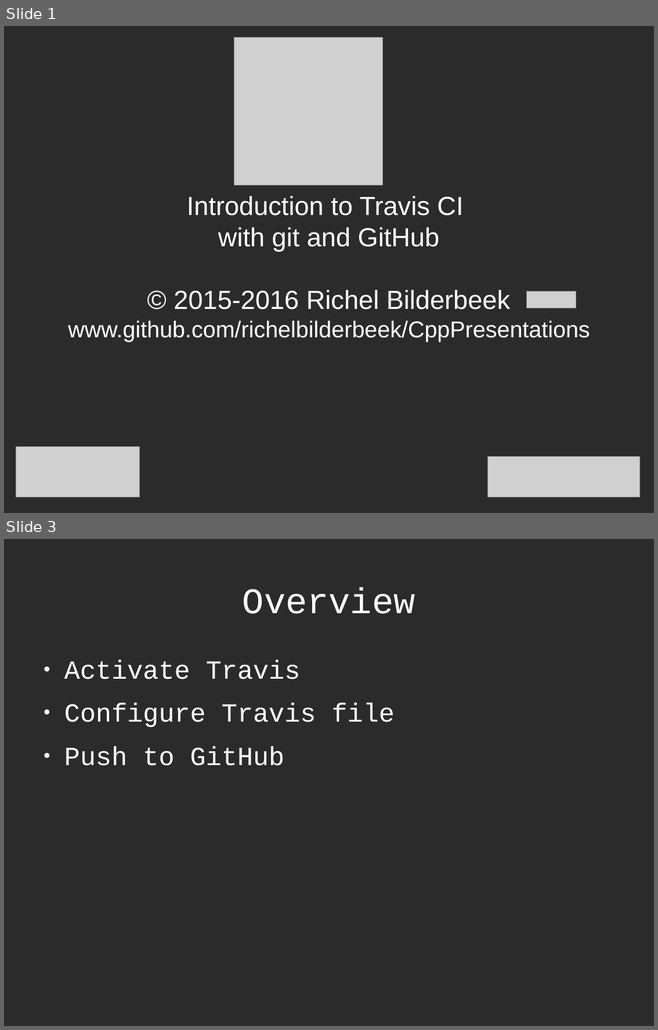
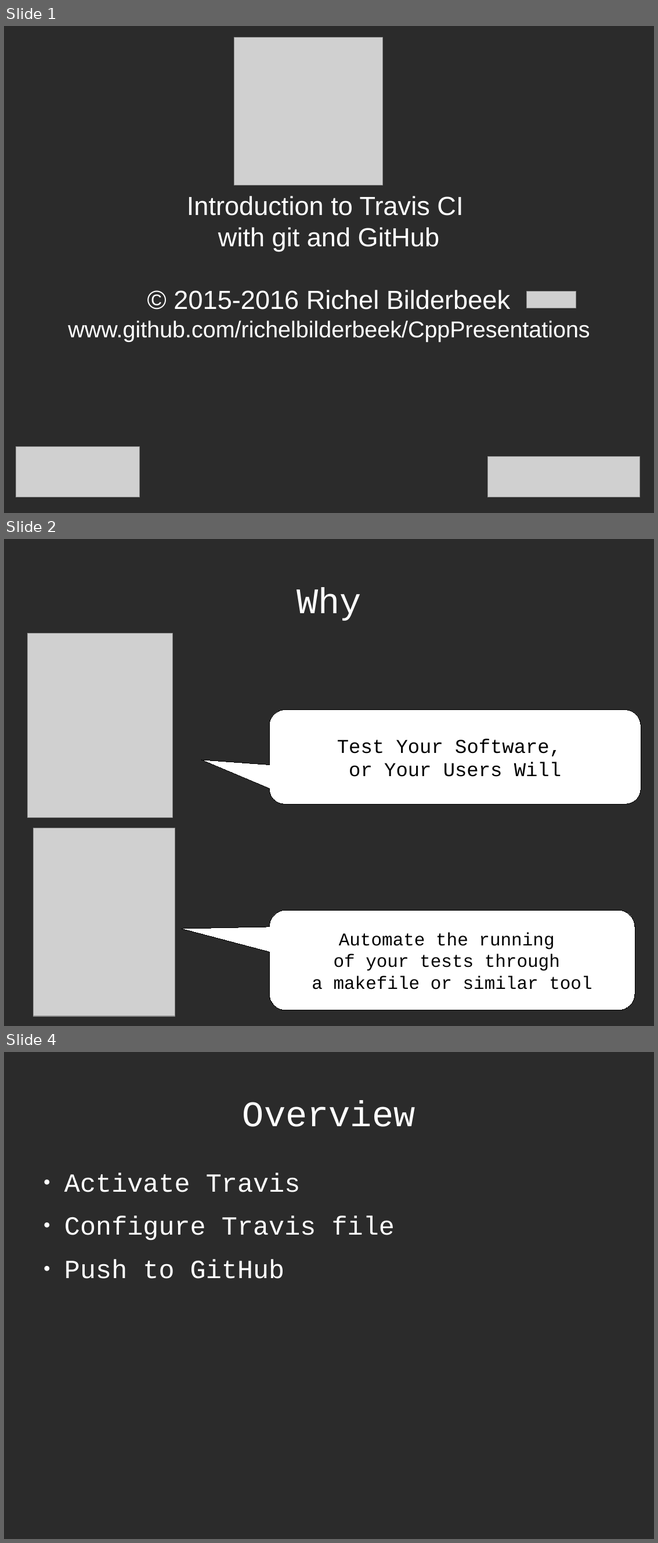
Before and after one commit to richelbilderbeek/CppPresentations, a slide deck: Travis/Travis.odp. Shown one above the other, each under a label of ours: slides 1 and 3 before the commit, slides 1, 2 and 4 after it; the slides between them are not shown. The pictures are 658x1030 and 658x1543 pixels, drawn with LibreOffice and Linux fonts; fonts in the diff are those of the drawing; grey boxes stand for pictures; background and template pictures are left out; a plain dark background stands for a picture behind light text. Boxes give left, top, right and bottom in pixels: in the first picture for what was removed or moved away, otherwise in the second. Text is boxed around its words. In the diff, an @@ line names an element or a change of style, - is before the commit and + after.

```diff
--- a/Travis/Travis.odp
+++ b/Travis/Travis.odp
@@ slide 2 added at (x1=4, y1=539, x2=654, y2=1026), background picture (left out) @@
@@ title added at (x1=296, y1=588, x2=361, y2=621), 44 pt, text #FFFFFF @@
+Why
@@ picture added at (x1=28, y1=634, x2=173, y2=818) @@
@@ rounded speech box added at (x1=269, y1=710, x2=641, y2=804), fill #FFFFFF, outline #000000 0 pt, 24 pt, text #000000 @@
+Test Your Software,
+or Your Users Will
@@ picture added at (x1=34, y1=828, x2=175, y2=1016) @@
@@ rounded speech box added at (x1=269, y1=910, x2=634, y2=1011), fill #FFFFFF, outline #000000 0 pt, 22 pt, text #000000 @@
+Automate the running
+of your tests through
+a makefile or similar tool
@@ what was slide 3 is now slide 4 @@
```
Also in this commit, not shown: 1 slide changed, 2 other files.
